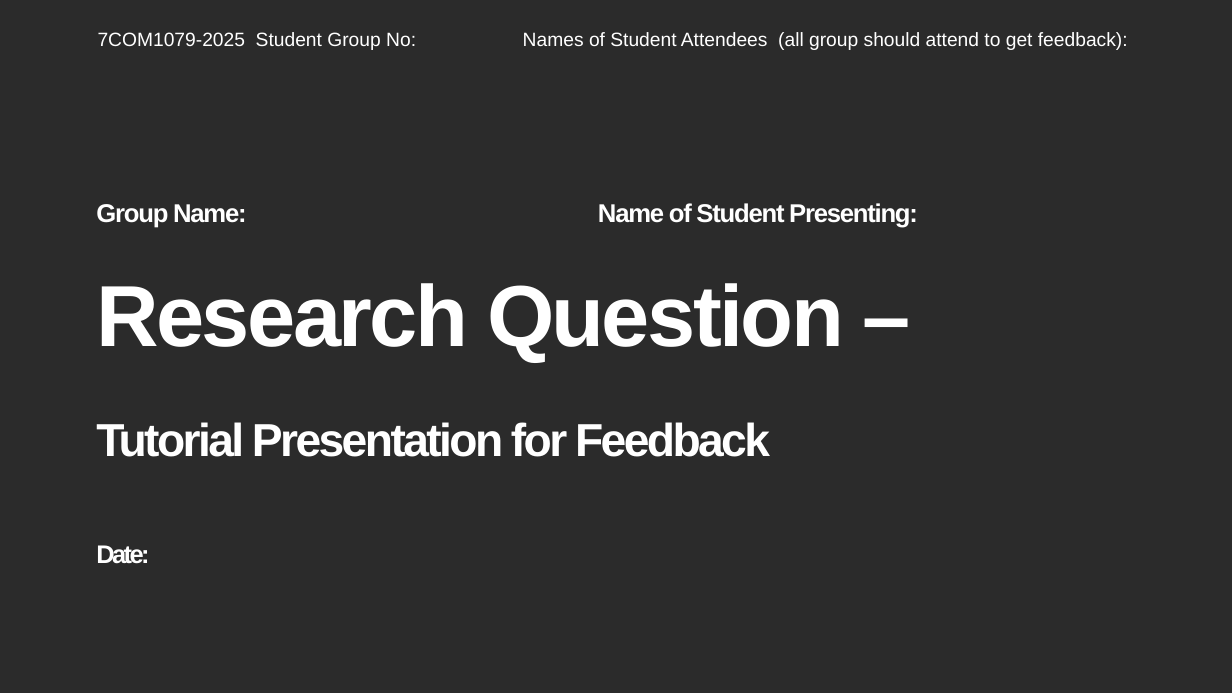
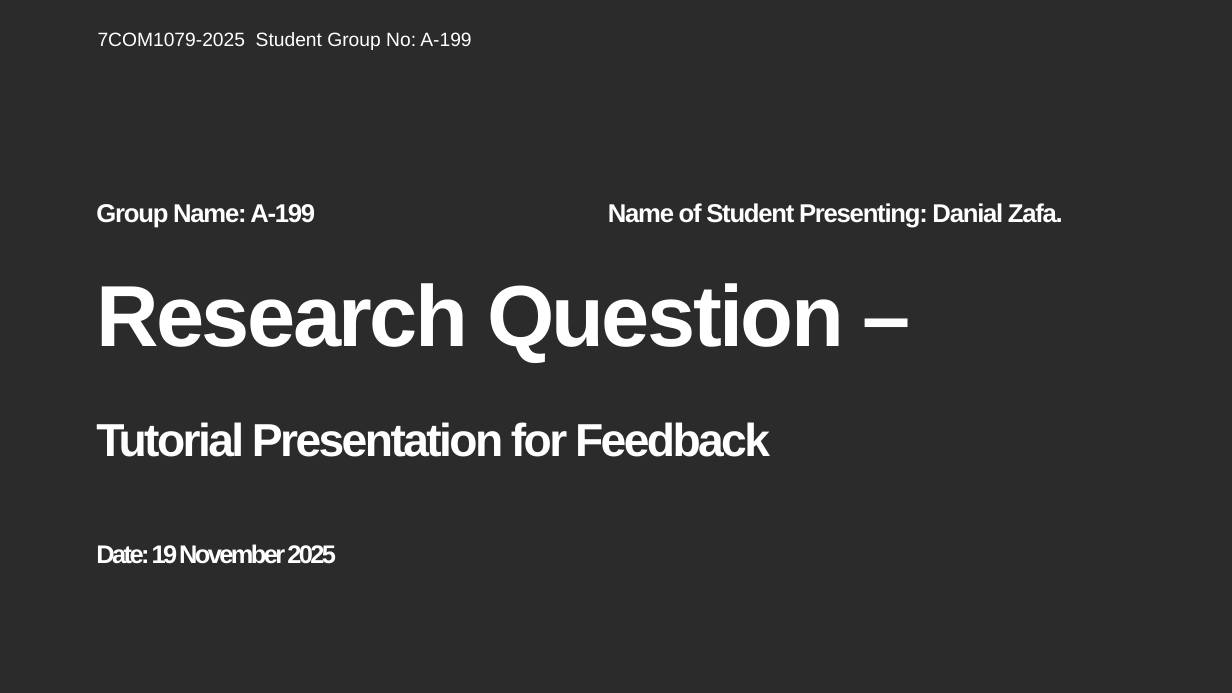
Before and after one commit to oc24aan/group-assignment-7COM1079, a slide deck: slide 1 of reseach_question_presentation_template.pptx. Drawn at 1232x693 pixels with LibreOffice and Linux fonts; fonts in the diff are those of the drawing; background and template pictures are left out; a plain dark background stands for a picture behind light text. Boxes give left, top, right and bottom in pixels: in the first picture for what was removed or moved away, otherwise in the second. Text is boxed around its words. In the diff, an @@ line names an element or a change of style, - is before the commit and + after.

Commit message:
Research Question selected and Presentation created.

```diff
--- a/reseach_question_presentation_template.pptx
+++ b/reseach_question_presentation_template.pptx
@@ text at box(98, 32, 471, 50): text changed @@
-7COM1079-2025 Student Group No: Names of Student Attendees (all group should attend to get feedback):
+7COM1079-2025 Student Group No: A-199
@@ subtitle at box(96, 203, 1063, 228): text changed @@
-Group Name: Name of Student Presenting:
+Group Name: A-199 Name of Student Presenting: Danial Zafa.
@@ title at box(96, 283, 844, 564): text changed @@
-Research Question –
-Tutorial Presentation for Feedback
-Date:
+Research Question –
+Tutorial Presentation for Feedback
+Date: 19 November 2025
```
Also in this commit, not shown: 3 other slides changed, 1 slide removed, 1 other file.
